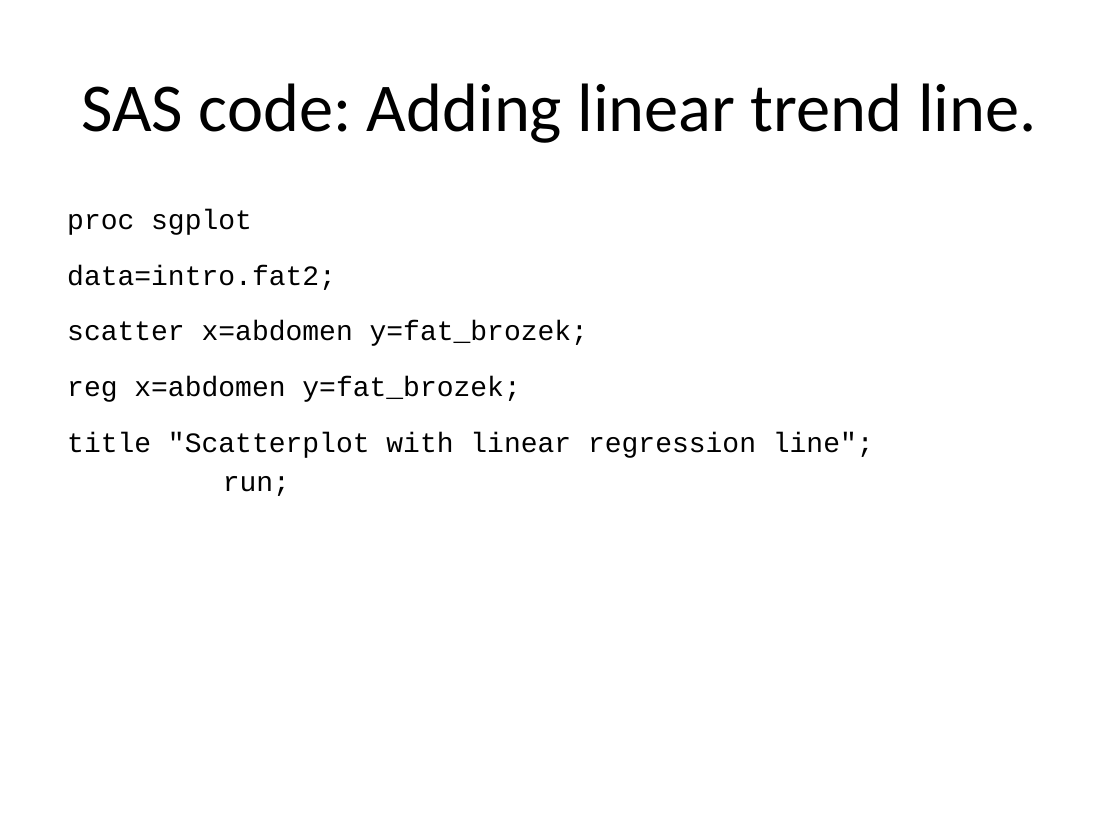
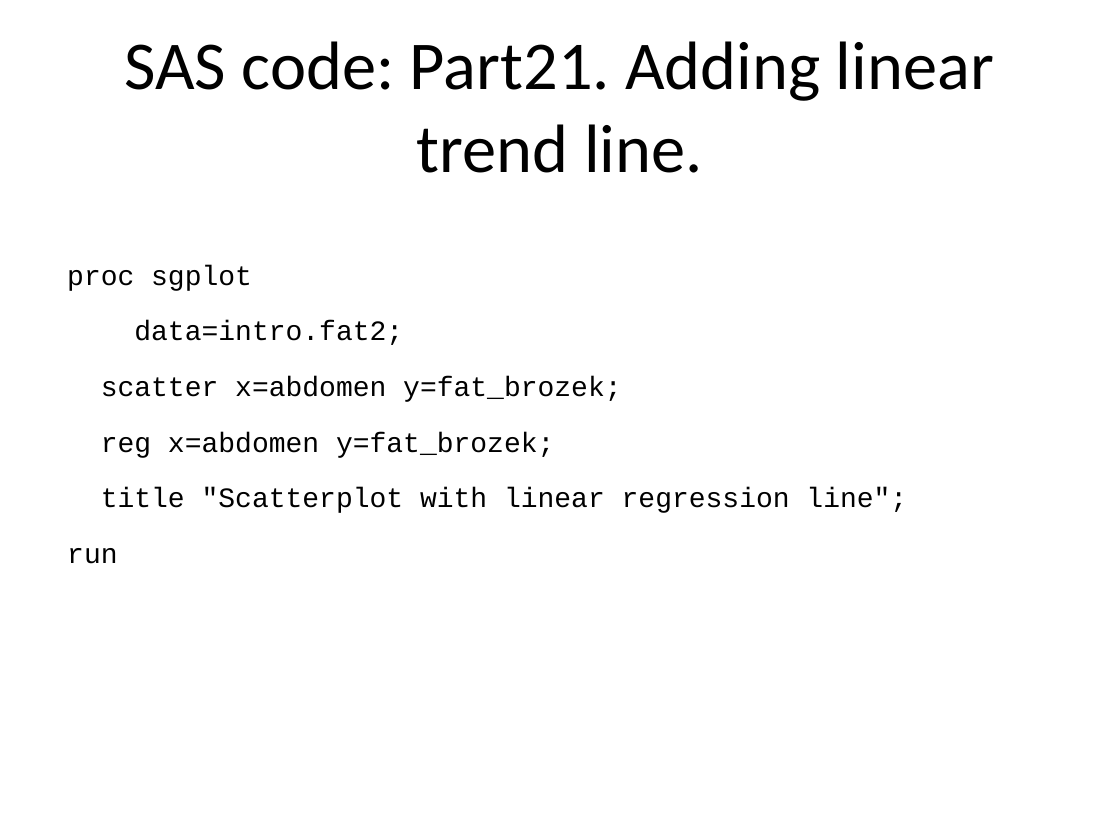
Before and after one commit to pmean/introduction-to-SAS, a slide deck: slide 55 of results/5507-02-simon-slides-and-speaker-notes.pptx. Drawn at 1120x840 pixels with LibreOffice and Linux fonts; fonts in the diff are those of the drawing. Boxes give left, top, right and bottom in pixels: in the first picture for what was removed or moved away, otherwise in the second. Text is boxed around its words. In the diff, an @@ line names an element or a change of style, - is before the commit and + after.

```diff
--- a/results/5507-02-simon-slides-and-speaker-notes.pptx
+++ b/results/5507-02-simon-slides-and-speaker-notes.pptx
@@ title at bbox=[124, 41, 994, 173]: text changed @@
-SAS code: Adding linear trend line.
+SAS code: Part21. Adding linear trend line.
@@ text at bbox=[67, 265, 907, 564]: text changed @@
-proc sgplot
-data=intro.fat2;
-scatter x=abdomen y=fat_brozek;
-reg x=abdomen y=fat_brozek;
-title "Scatterplot with linear regression line";
-run;
+proc sgplot
+data=intro.fat2;
+scatter x=abdomen y=fat_brozek;
+reg x=abdomen y=fat_brozek;
+title "Scatterplot with linear regression line";
+run
```
Also in this commit, not shown: 42 other slides changed, 27 other files.
